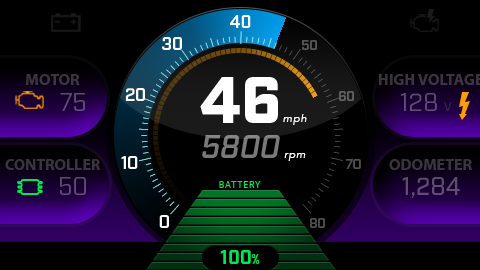
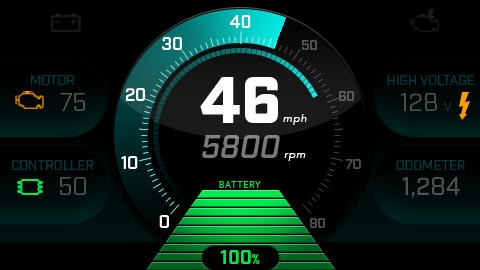
Layers edited between the first and the second 480×270 image:
"MOTOR": opacity 10% → 100%, blend screen → normal, painted on it over [26, 74, 80, 85]
"CONTROLLER": opacity 10% → 100%, blend screen → normal, painted on it over [5, 159, 100, 170]
"HIGH VOLTAGE": opacity 10% → 100%, blend screen → normal, painted on it over [379, 74, 480, 85]
"ODOMETER": opacity 10% → 100%, blend screen → normal, painted on it over [389, 159, 472, 170]
